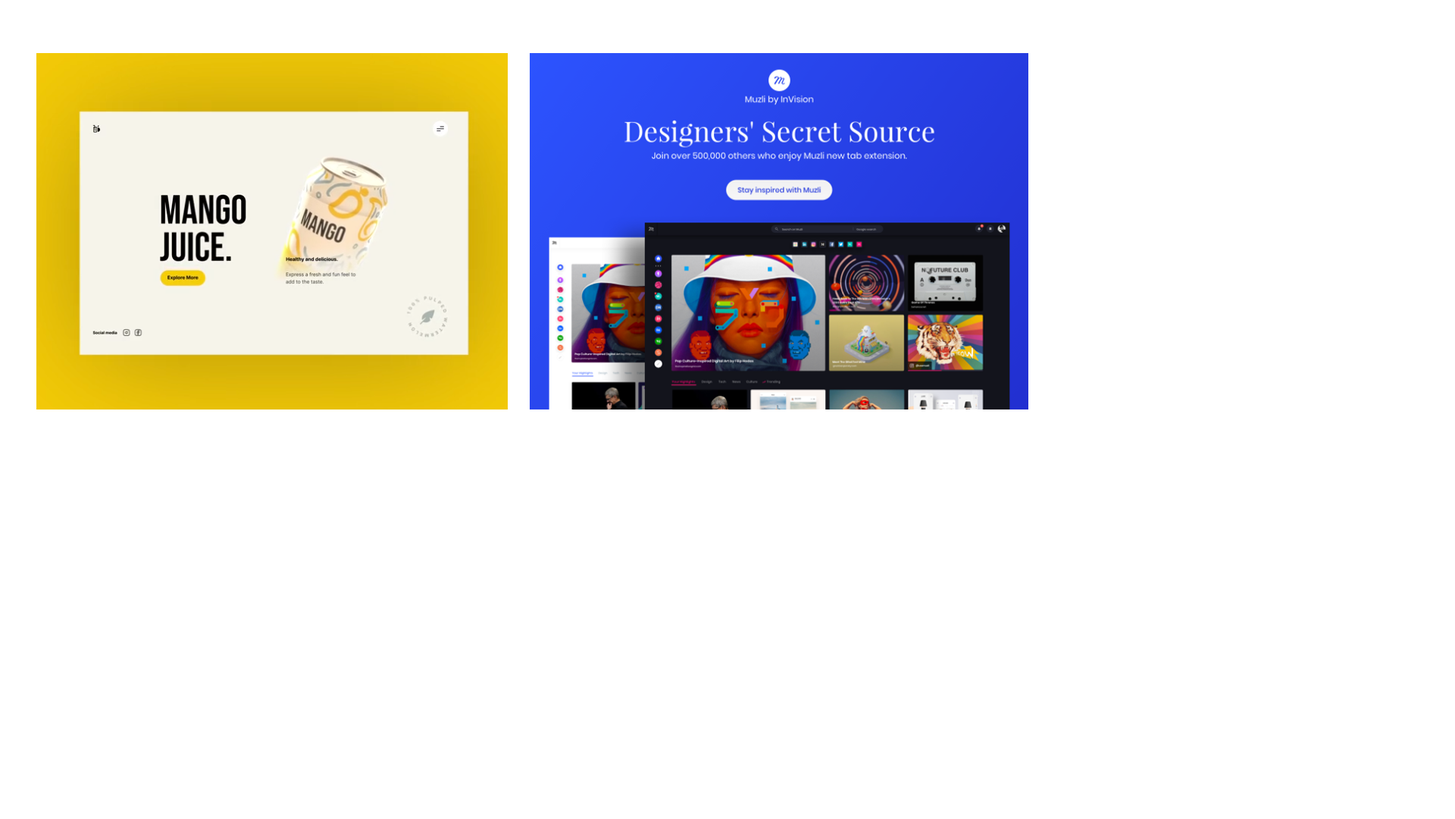
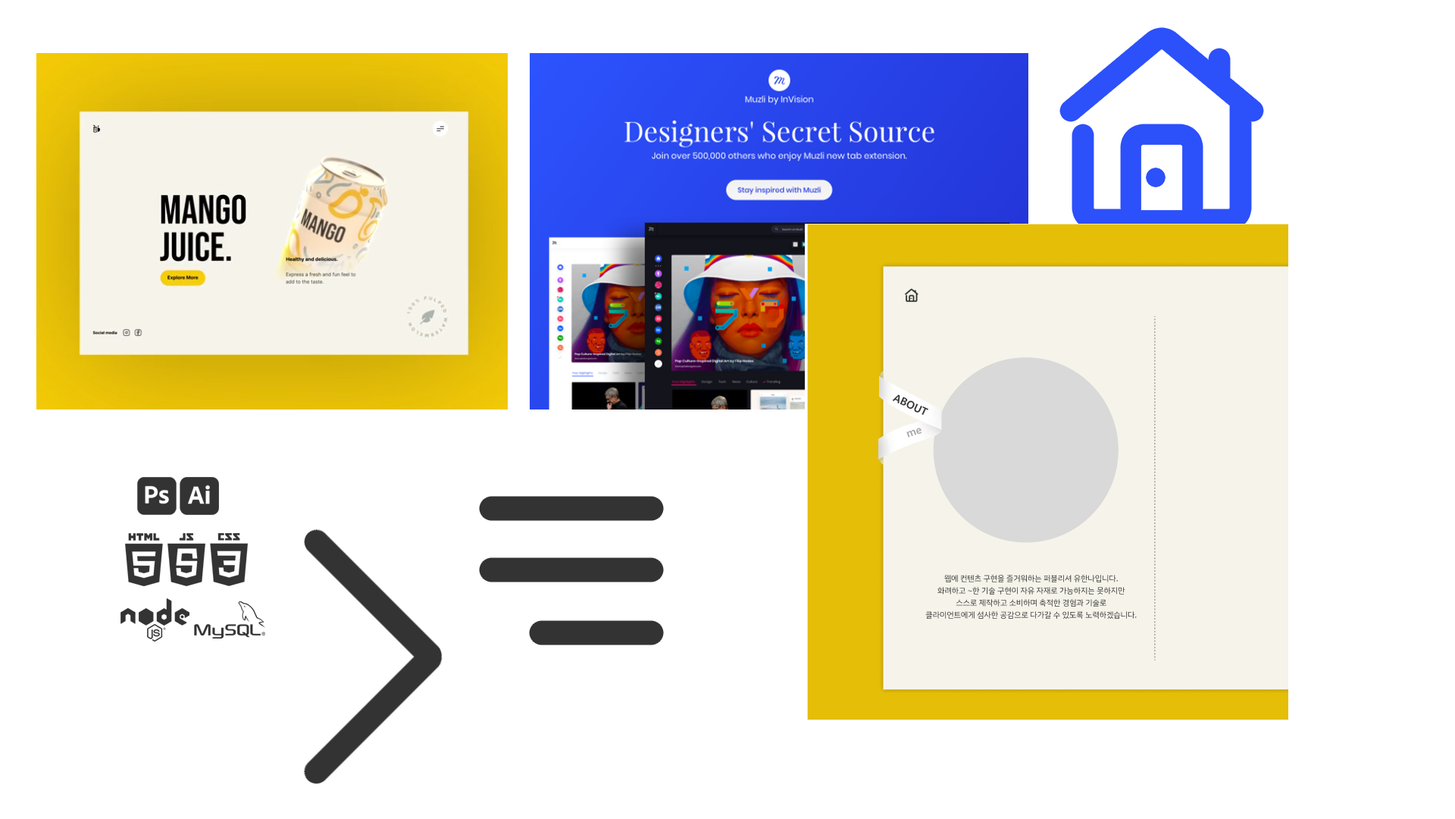
Two versions of the same layered image (1455x819). Layer-by-layer changes:
added layer "Layer 28" above "Layer 22" over 120, 598, 266, 642
added layer "Layer 22" above "me" over 125, 532, 248, 586
added layer "me" above "Layer 19" over 878, 370, 943, 465
added layer "Layer 19" above "Layer 13" over 137, 476, 220, 515
added layer "Layer 13" above "Layer 29 copy" over 804, 223, 1289, 720
added layer "Layer 29 copy" above "Layer 11" over 303, 528, 443, 784
added layer "Layer 11" above "Layer 9" over 479, 495, 664, 646
added layer "Layer 9" above "Layer 4" over 1059, 27, 1265, 232
